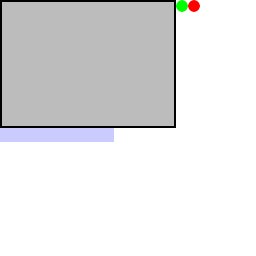
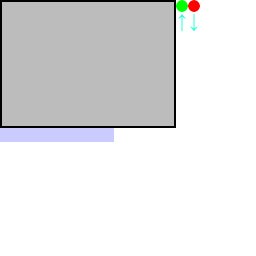
Before/after of a 256x256 layered artwork. What changed in the layer stack:
added layer "↓" above "↑" over [190, 13, 198, 32]
added layer "↑" above "Layer" over [178, 13, 186, 32]
